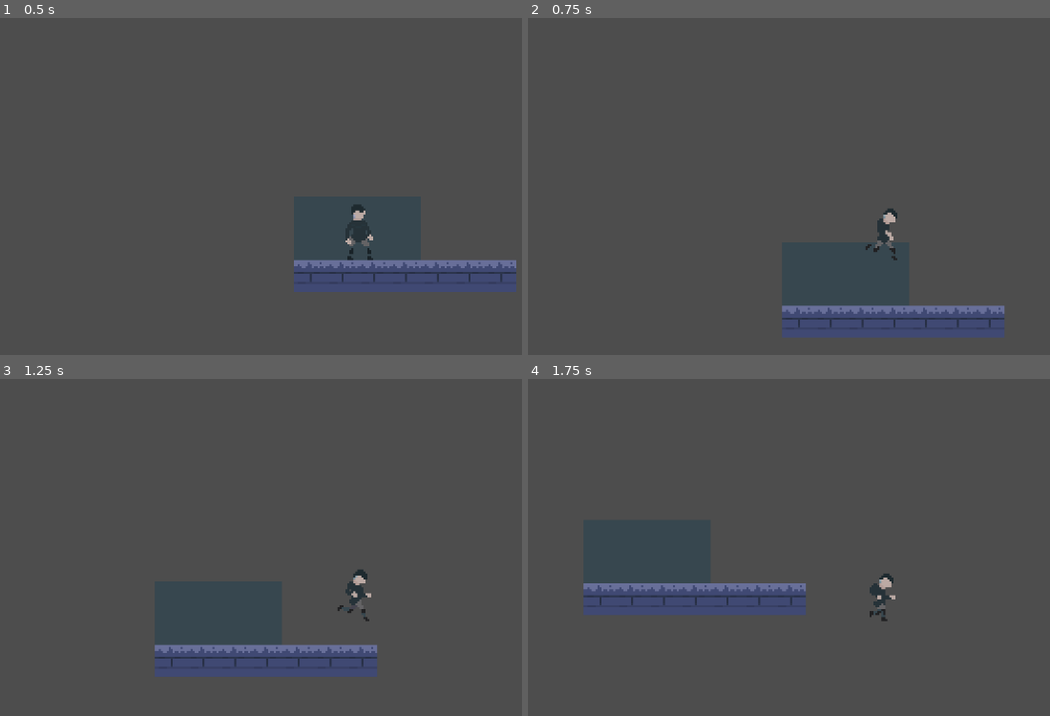
Above: before the commit, frames 1-4 (two rows, left to right).
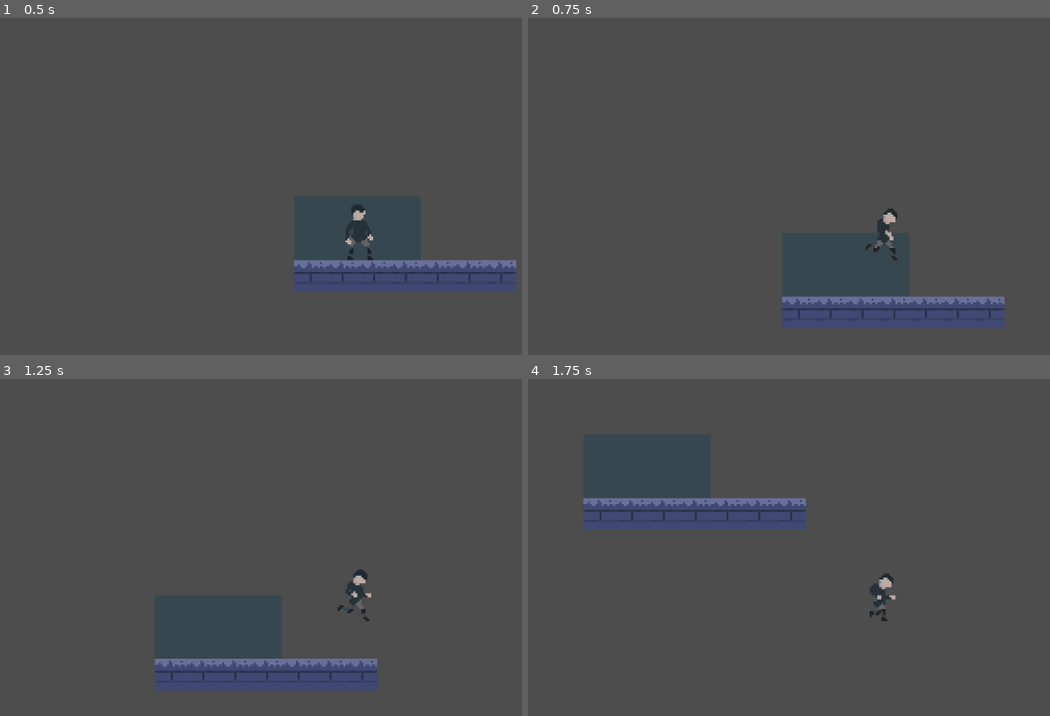
Above: after the commit, the same moments.

Repository: Ivanmaxx/Prosthesium
Game: Godot game, scene res://main.tscn
Same seed, same stepped clock (60 frames per second), same inputs: the game is played once before the commit and once after it.
Inputs (mouse positions are in pixels of both pictures, inside the frame that each line leads up to):
- Up to frame 1 (0.5 s): no input
- Up to frame 2 (0.75 s): tap Enter (ui_accept) at 0.5 s; move the mouse to (outside the picture) at 0.52 s; hold Right (ui_right) from 0.53 s (still down); hold Enter (ui_accept) from 0.53 s (still down)
- Up to frame 3 (1.25 s): keep holding Right (ui_right); keep holding Enter (ui_accept)
- Up to frame 4 (1.75 s): keep holding Right (ui_right); move the mouse to (731, 614) at 1.27 s; release Enter (ui_accept) at 1.28 s; click (731, 614) at 1.35 s; tap Enter (ui_accept) at 1.52, 1.55 s

Frame 1 is identical in both runs. In frame 2, 3.2% of the frame differs, in the area x 48-92%, y 82-95%; in frame 3, 4.2%; in frame 4, 7.5%, in the area x 10-54%, y 35-70%.

Commit message:
Charged Jump

Diff:
--- a/Godot/Prosthesium/Player.gd
+++ b/Godot/Prosthesium/Player.gd
@@ -2,8 +2,8 @@
 
 
 const SPEED = 300.0
-const JUMP_VELOCITY = -400.0
 
+var JUMP_CHARGE = -400.0
 var gravity = ProjectSettings.get_setting("physics/2d/default_gravity")
 var can_attack = true
 var hitbox = null
@@ -14,8 +14,13 @@
 	if not is_on_floor():
 		velocity.y += gravity * delta
 
-	if Input.is_action_just_pressed("ui_accept") and is_on_floor():
-		velocity.y = JUMP_VELOCITY
+	if Input.is_action_pressed("ui_accept") and is_on_floor():
+		if JUMP_CHARGE > -600:
+			JUMP_CHARGE = JUMP_CHARGE - 1
+
+	if not Input.is_action_pressed("ui_accept") and is_on_floor() and JUMP_CHARGE < -400:
+		velocity.y = JUMP_CHARGE
+		JUMP_CHARGE = -400
 
 	if Input.is_action_pressed("ui_left"):
 		velocity.x = -SPEED
@@ -39,6 +44,6 @@
 
 	if Input.is_anything_pressed() == false:
 		_animated_sprite.play("idle")
-	print(velocity.y)
+
 	if velocity.length() > 0:
 		move_and_slide()
